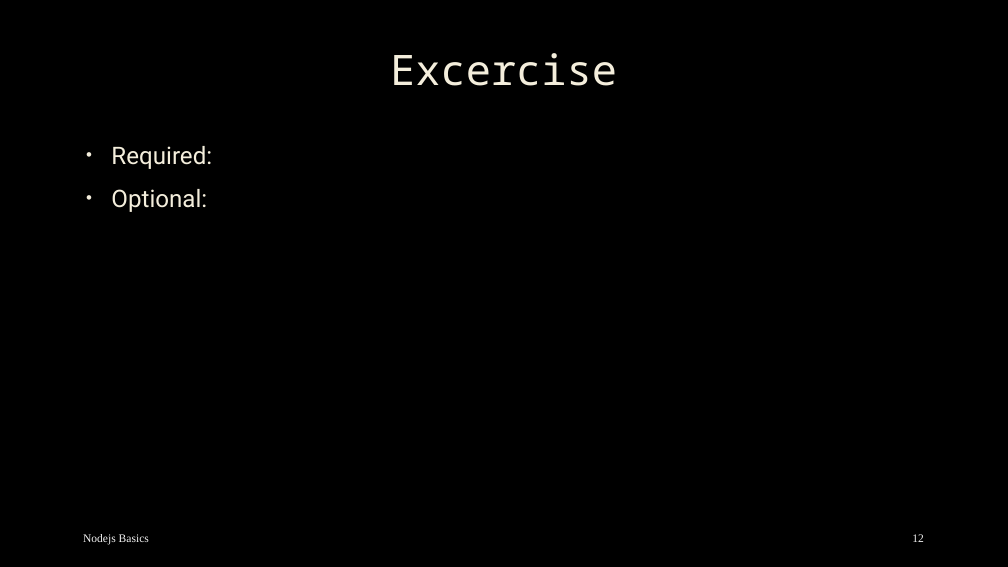
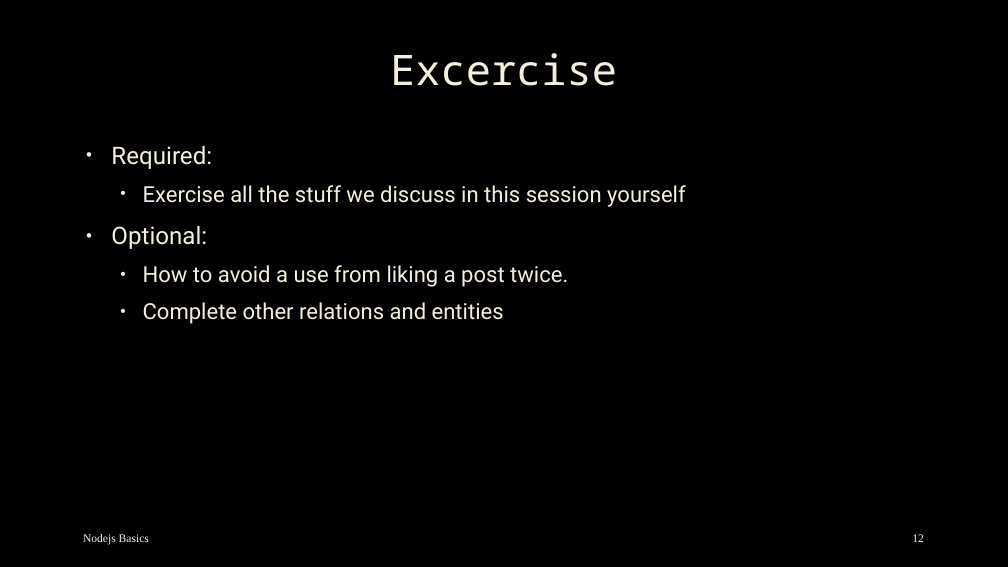
Before and after one commit to mostafa8026/nestjs-course, a slide deck: slide 12 of nestjs/nestjs-03.pptx. Drawn at 1008x567 pixels with LibreOffice and Linux fonts; fonts in the diff are those of the drawing; background and template pictures are left out. Boxes give left, top, right and bottom in pixels: in the first picture for what was removed or moved away, otherwise in the second. Text is boxed around its words. In the diff, an @@ line names an element or a change of style, - is before the commit and + after.

Commit message:
feat: 🎸 session 04 - nest.js added

```diff
--- a/nestjs/nestjs-03.pptx
+++ b/nestjs/nestjs-03.pptx
@@ text at [143,185,686,207]: paragraph added @@
+  • Exercise all the stuff we discuss in this session yourself
@@ text at [143,265,568,324]: paragraphs added @@
+  • How to avoid a use from liking a post twice.
+  • Complete other relations and entities
```
Also in this commit, not shown: 27 other files.
